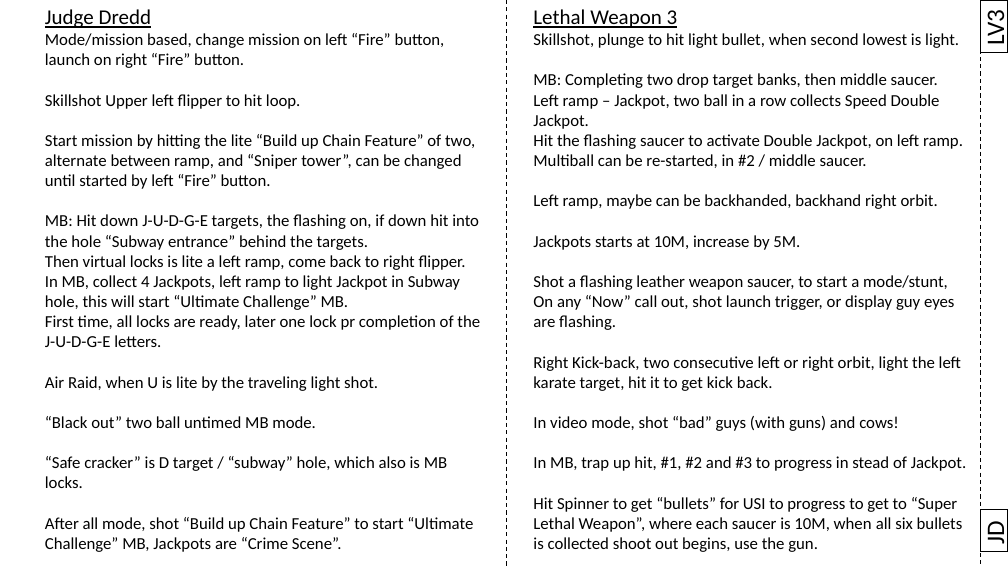
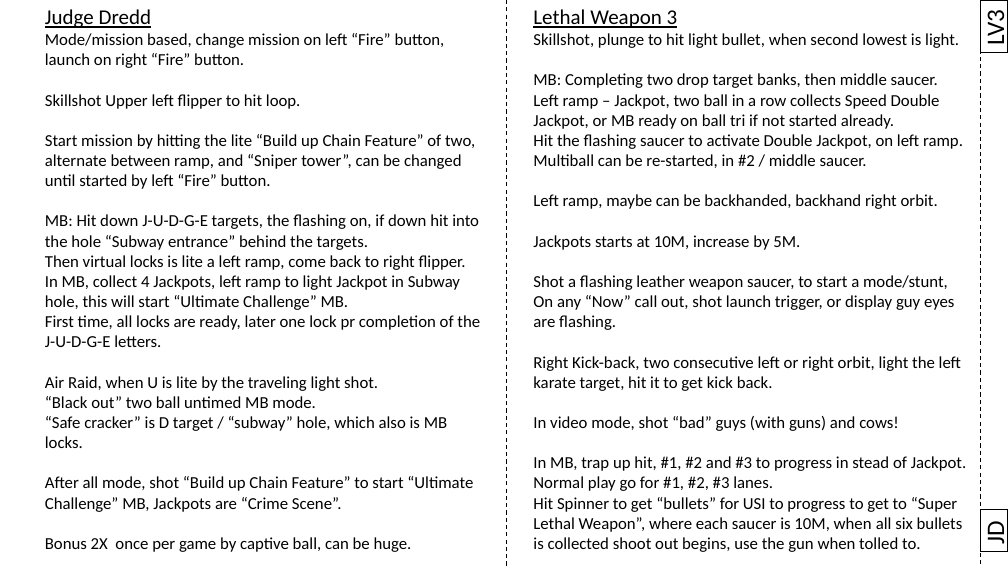
Before and after one commit to karstenbolge/PB, a slide deck: slide 29 of PB.pptx. Drawn at 1008x567 pixels with LibreOffice and Linux fonts; fonts in the diff are those of the drawing. Boxes give left, top, right and bottom in pixels: in the first picture for what was removed or moved away, otherwise in the second. Text is boxed around its words. In the diff, an @@ line names an element or a change of style, - is before the commit and + after.

Commit message:
Adde

```diff
--- a/PB.pptx
+++ b/PB.pptx
@@ text at box(533, 94, 940, 129): text changed @@
-Left ramp – Jackpot, two ball in a row collects Speed Double Jackpot.
+Left ramp – Jackpot, two ball in a row collects Speed Double Jackpot, or MB ready on ball tri if not started already.
@@ text at box(533, 476, 963, 552): text changed @@
-Hit Spinner to get “bullets” for USI to progress to get to “Super Lethal Weapon”, where each saucer is 10M, when all six bullets is collected shoot out begins, use the gun.
+Normal play go for #1, #2, #3 lanes.
+Hit Spinner to get “bullets” for USI to progress to get to “Super Lethal Weapon”, where each saucer is 10M, when all six bullets is collected shoot out begins, use the gun when tolled to.
@@ text at box(45, 537, 412, 552): paragraph added @@
+Bonus 2X once per game by captive ball, can be huge.
```
